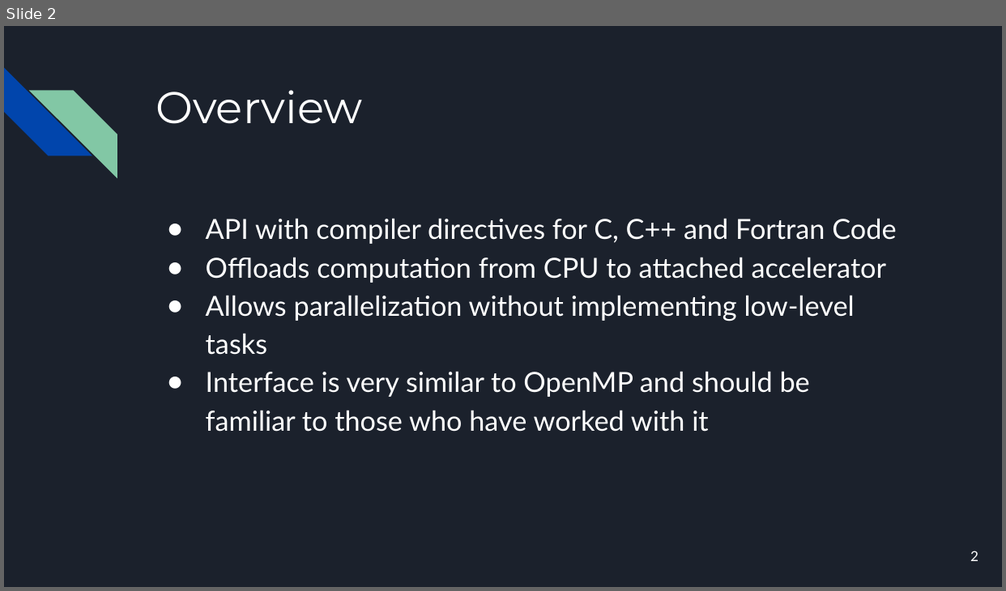
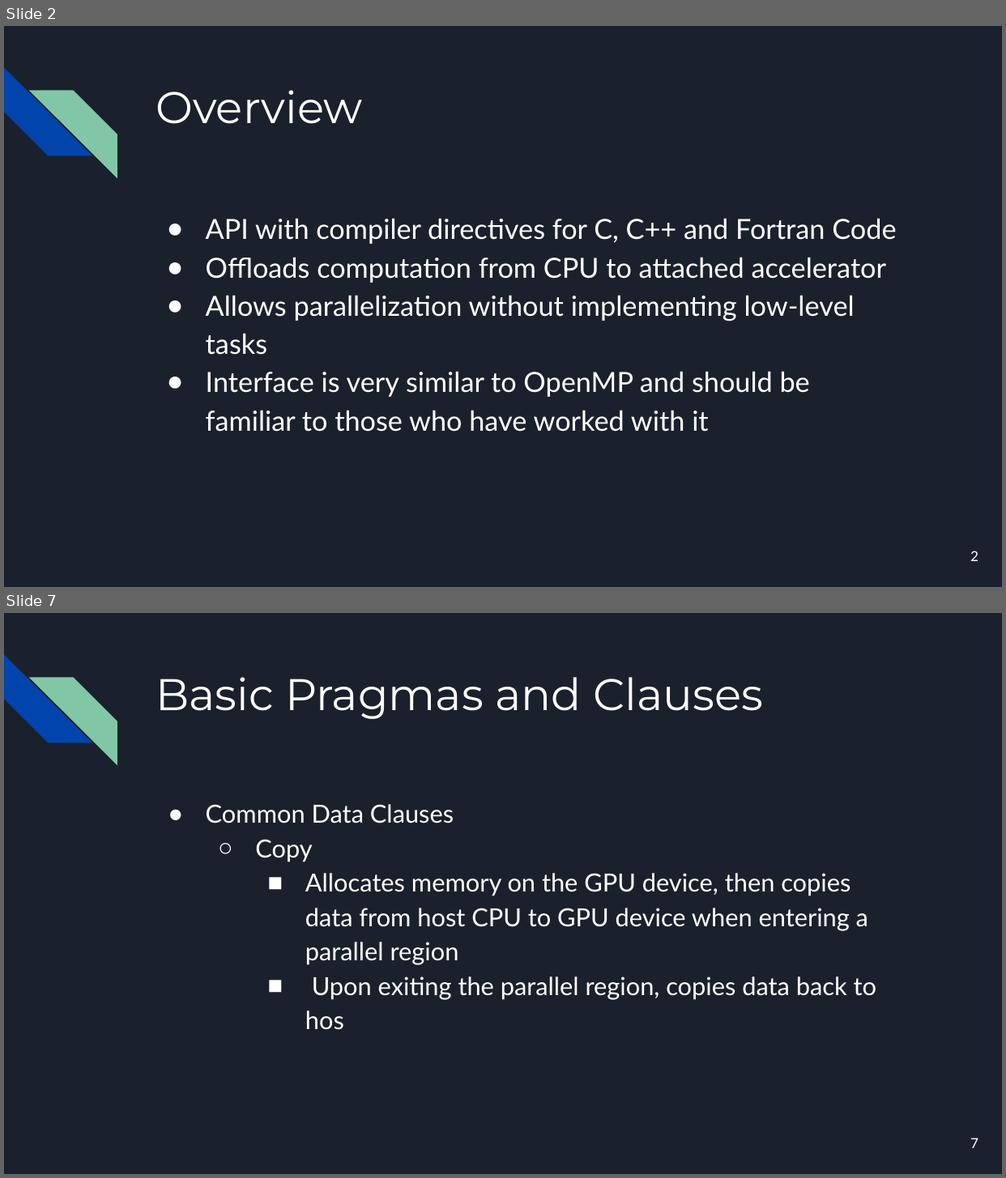
Before and after one commit to Jack-Ansley/1645Project, a slide deck: project.pptx. Shown one above the other, each under a label of ours: slide 2 before the commit, slides 2 and 7 after it; the slides between them are not shown. The pictures are 1006x591 and 1006x1178 pixels, drawn with LibreOffice and Linux fonts; fonts in the diff are those of the drawing. Boxes give left, top, right and bottom in pixels: in the first picture for what was removed or moved away, otherwise in the second. Text is boxed around its words. In the diff, an @@ line names an element or a change of style, - is before the commit and + after.

```diff
--- a/project.pptx
+++ b/project.pptx
@@ slide 7 added at (x1=4, y1=613, x2=1002, y2=1174), background #1B212C; not listed: 2 template elements that a slide beside it also shows @@
@@ title added at (x1=155, y1=677, x2=763, y2=719), 32 pt, text #FFFFFF @@
+Basic Pragmas and Clauses
@@ text added at (x1=206, y1=804, x2=876, y2=1030), 18 pt, text #FFFFFF @@
+● Common Data Clauses
+  ○ Copy
+    ■ Allocates memory on the GPU device, then copies data from host CPU to GPU device when entering a parallel region
+    ■ Upon exiting the parallel region, copies data back to hos
@@ page number added at (x1=970, y1=1138, x2=978, y2=1148), 10 pt, text #FFFFFF @@
+7
```
Also in this commit, not shown: 3 slides changed, 13 other slides added.
